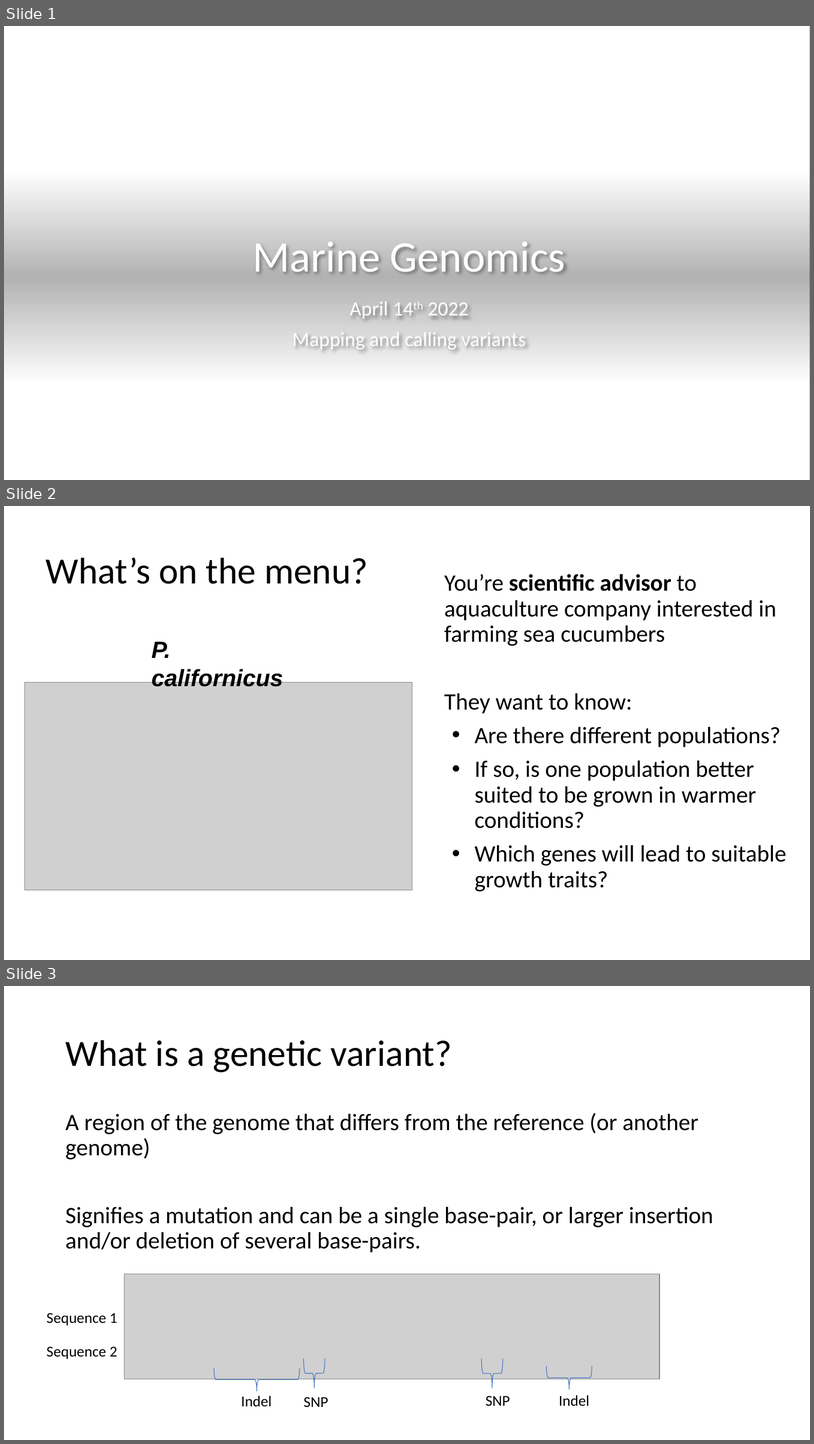
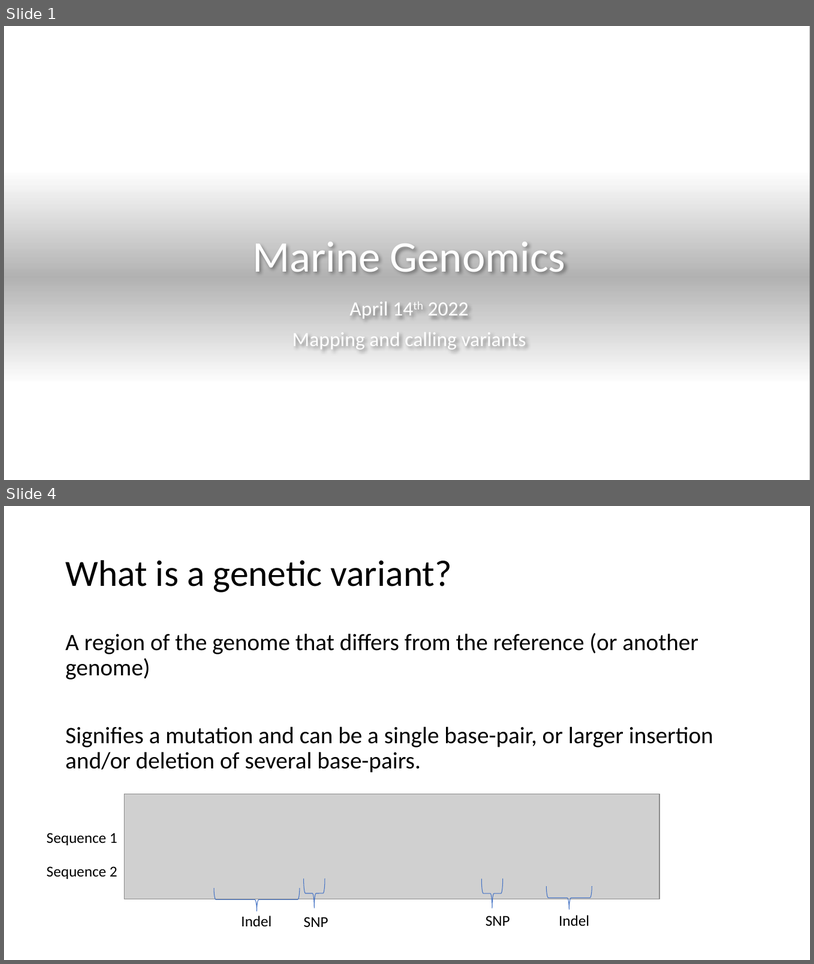
Before and after one commit to BayLab/MarineGenomics2022, a slide deck: ppt/Lecture2_wk4Semester_mapping.pptx. Shown one above the other, each under a label of ours: slides 1, 2 and 3 before the commit, slides 1 and 4 after it; the slides between them are not shown. The pictures are 814x1444 and 814x964 pixels, drawn with LibreOffice and Linux fonts; fonts in the diff are those of the drawing; grey boxes stand for pictures; background and template pictures are left out; a plain dark background stands for a picture behind light text. Boxes give left, top, right and bottom in pixels: in the first picture for what was removed or moved away, otherwise in the second. Text is boxed around its words. In the diff, an @@ line names an element or a change of style, - is before the commit and + after.

```diff
--- a/ppt/Lecture2_wk4Semester_mapping.pptx
+++ b/ppt/Lecture2_wk4Semester_mapping.pptx
@@ slide 2 removed at [4,506,810,960], background #FFFFFF @@
@@ title removed at [46,558,368,584] @@
-What’s on the menu?
@@ text removed at [444,574,786,891] @@
-You’re scientific advisor to aquaculture company interested in farming sea cucumbers
-They want to know:
-• Are there different populations?
-• If so, is one population better suited to be grown in warmer conditions?
-• Which genes will lead to suitable growth traits?
@@ text removed at [152,642,284,687] @@
-P. californicus
@@ picture removed at [25,682,413,889] @@
@@ what was slide 3 is now slide 4 @@
```
Also in this commit, not shown: 2 slides added, 7 other files.
